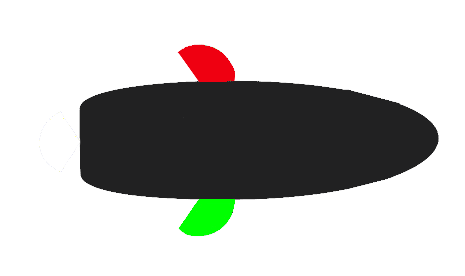
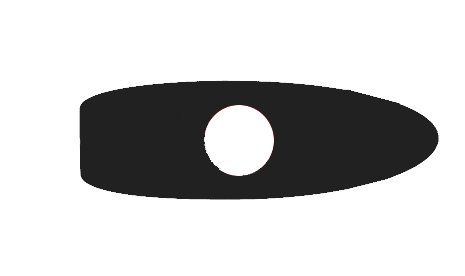
Layer changes from the first 465px x 276px image to the second:
added layer "7m-7knots" above "no-command" over box(204, 105, 274, 176)
hid "running" over box(39, 44, 236, 237)
